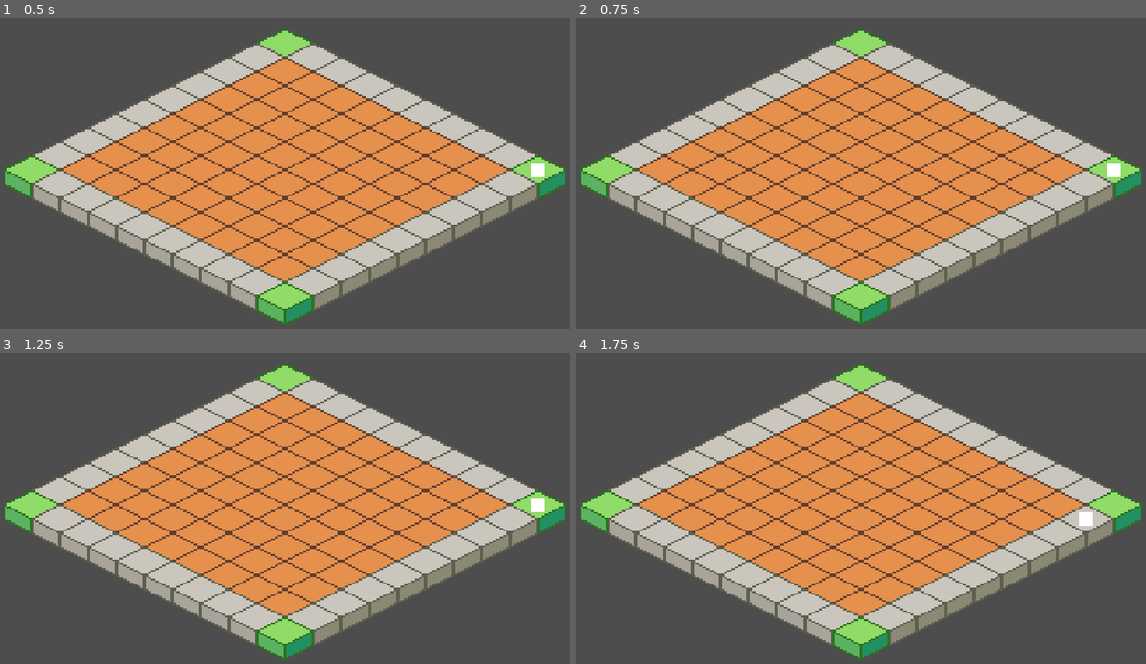
Above: before the commit, frames 1-4 (two rows, left to right).
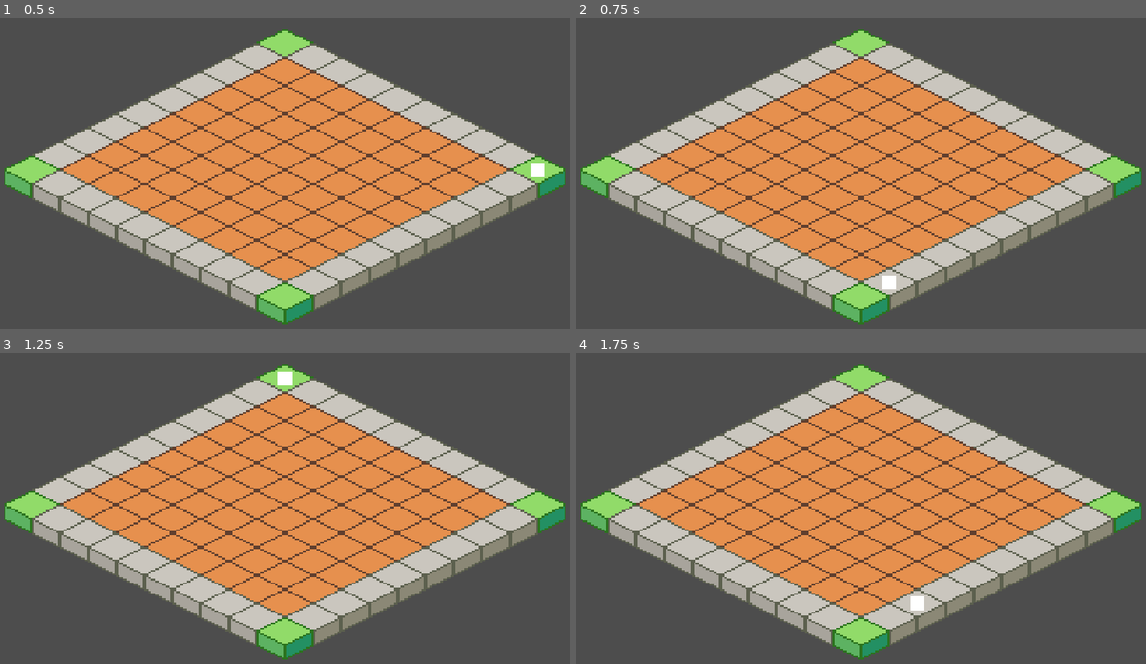
Above: after the commit, the same moments.

Repository: MissionToPsyche-Platinum/platinum_24d_game_psycheopoly-psb
Game: Godot game, scene res://scenes/GameBoard.tscn
Two runs of this game, one before a commit and one after it. Both use one fixed random seed, a clock stepped at 60 frames per second and the inputs below.
Inputs:
- Up to frame 1 (0.5 s): no input
- Up to frame 2 (0.75 s): tap Enter at 0.5 s; hold Right from 0.53 s (still down); tap Space at 0.6 s
- Up to frame 3 (1.25 s): keep holding Right; tap Space at 0.77, 1.07 s
- Up to frame 4 (1.75 s): release Right at 1.28 s; hold Down from 1.28 s (still down); tap Space at 1.35, 1.52 s

Frame 1 is identical in both runs. In frame 2, 0.2% of the frame differs, in the area x 53-96%, y 46-88%; in frame 3, 0.2%; in frame 4, 0.2%, in the area x 58-91%, y 51-83%.

Commit message:
feat: enhance piece movement logic and implement dice rolling mechanism for testing

Diff:
--- a/scripts/core/piece.gd
+++ b/scripts/core/piece.gd
@@ -3,6 +3,9 @@
 # Current board position (grid coordinates)
 var board_x: int = 0
 var board_y: int = 0
+
+# Current position on the board (0-39 like Monopoly)
+var board_space: int = 0
 
 # Reference to the TileMapLayer
 var tile_map: TileMapLayer = null
@@ -19,7 +22,63 @@
 func move_to(x: int, y: int) -> void:
 	board_x = x
 	board_y = y
+	board_space = get_space_from_coords(x, y)
 	update_position()
+
+
+# Convert (x, y) coordinates to board space number (0-39)
+func get_space_from_coords(x: int, y: int) -> int:
+	# Bottom edge: spaces 0-9 (right to left, y=9, x=8 to -1)
+	if y == 9:
+		return 8 - x
+	# Left edge: spaces 10-19 (bottom to top, x=-1, y=8 to -1)
+	if x == -1:
+		return 10 + (8 - y)
+	# Top edge: spaces 20-29 (left to right, y=0, x=-1 to 8)
+	if y == 0:
+		return 20 + (x + 1)
+	# Right edge: spaces 30-39 (top to bottom, x=8, y=0 to 9)
+	if x == 8:
+		return 30 + y
+	return 0
+
+
+# Convert board space number to (x, y) coordinates
+func get_coords_from_space(space: int) -> Vector2i:
+	space = space % 40  # Wrap around the board
+
+	# Bottom edge: spaces 0-9
+	if space <= 9:
+		return Vector2i(8 - space, 9)
+	# Left edge: spaces 10-19
+	elif space <= 19:
+		return Vector2i(-1, 8 - (space - 10))
+	# Top edge: spaces 20-29
+	elif space <= 29:
+		return Vector2i((space - 20) - 1, 0)
+	# Right edge: spaces 30-39
+	else:
+		return Vector2i(8, space - 30)
+
+
+# Roll dice and move (for testing, generates random 2-12)
+# TODO: Replace with proper dice rolling mechanism later
+func roll_and_move() -> void:
+	var dice1 := randi() % 6 + 1
+	var dice2 := randi() % 6 + 1
+	var total := dice1 + dice2
+	print("Rolled: ", dice1, " + ", dice2, " = ", total)
+	move_forward(total)
+
+
+# Move forward by a number of spaces (clockwise only)
+func move_forward(spaces: int) -> void:
+	board_space = (board_space + spaces) % 40
+	var new_coords := get_coords_from_space(board_space)
+	board_x = new_coords.x
+	board_y = new_coords.y
+	update_position()
+	print("Moved to space ", board_space, " at (", board_x, ", ", board_y, ")")
 
 
 # Convert grid position to world position and update
@@ -47,23 +106,14 @@
 
 
 # Simple keyboard controls for testing
-# TODO: Replace this with movement based on game logic
+# TODO: Remove or replace with proper input handling later
 func _input(event: InputEvent) -> void:
 	if event is InputEventKey and event.pressed:
-		var new_x := board_x
-		var new_y := board_y
-
-		if event.keycode == KEY_UP or event.keycode == KEY_W:
-			new_y -= 1
-		elif event.keycode == KEY_DOWN or event.keycode == KEY_S:
-			new_y += 1
+		# Press SPACE to roll dice and move
+		if event.keycode == KEY_SPACE:
+			roll_and_move()
+		# Arrow keys to move forward manually (1 space at a time, clockwise only)
+		elif event.keycode == KEY_RIGHT or event.keycode == KEY_D:
+			move_forward(1)
 		elif event.keycode == KEY_LEFT or event.keycode == KEY_A:
-			new_x -= 1
-		elif event.keycode == KEY_RIGHT or event.keycode == KEY_D:
-			new_x += 1
-
-		# Only move if the new position is valid
-		if is_valid_position(new_x, new_y):
-			board_x = new_x
-			board_y = new_y
-			update_position()
+			move_forward(-1)  # Move backward one space (for testing)
